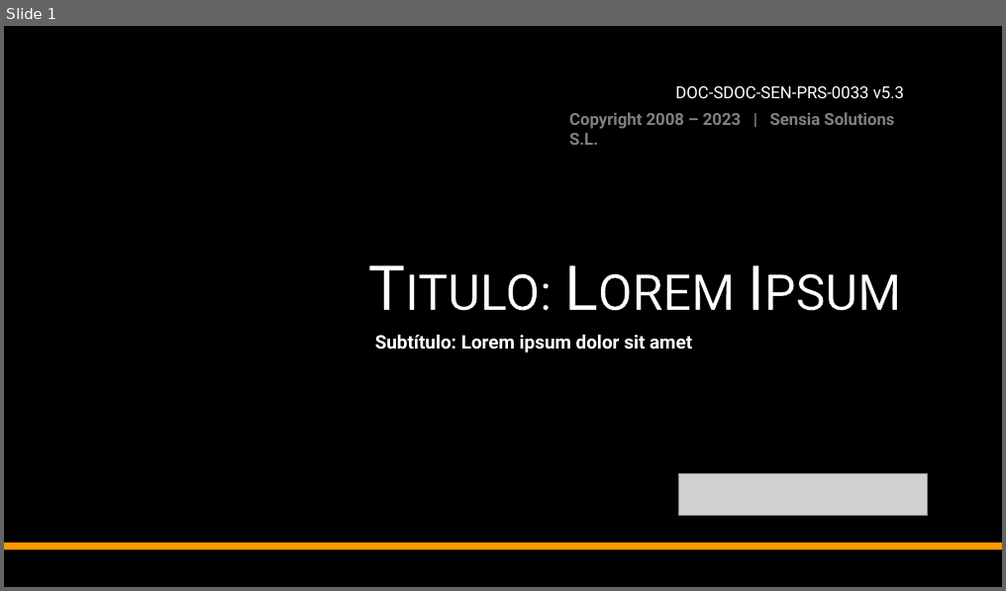
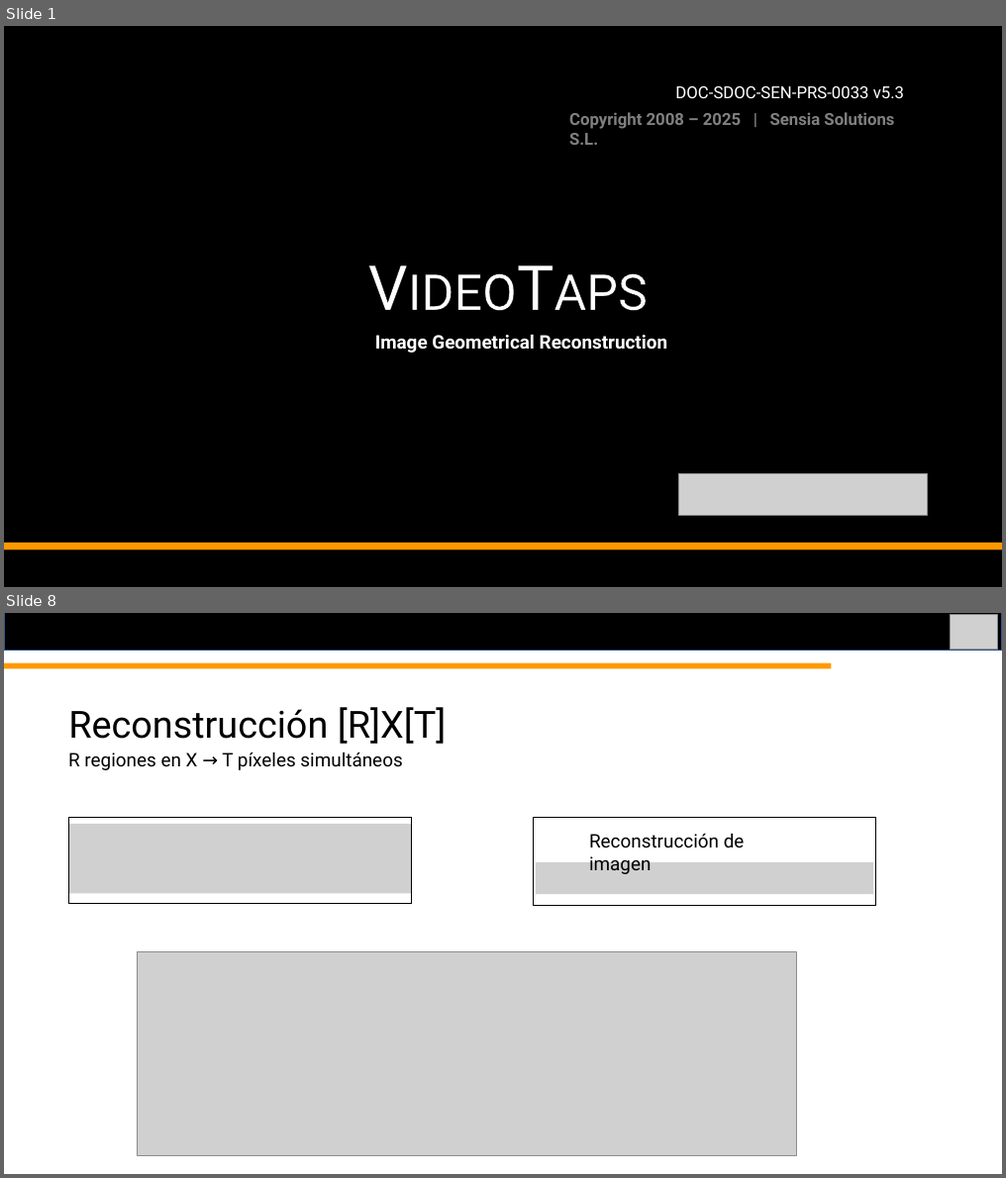
Before and after one commit to alvarotovarpardo/VideoTaps, a slide deck: VideoTaps.pptx. Shown one above the other, each under a label of ours: slide 1 before the commit, slides 1 and 8 after it; the slides between them are not shown. The pictures are 1006x591 and 1006x1178 pixels, drawn with LibreOffice and Linux fonts; fonts in the diff are those of the drawing; grey boxes stand for pictures; background and template pictures are left out; a plain dark background stands for a picture behind light text. Boxes give left, top, right and bottom in pixels: in the first picture for what was removed or moved away, otherwise in the second. Text is boxed around its words. In the diff, an @@ line names an element or a change of style, - is before the commit and + after.

```diff
--- a/VideoTaps.pptx
+++ b/VideoTaps.pptx
@@ slide 8 added at <box>4,613,1002,1174</box>, background #FFFFFF @@
@@ rectangle added at <box>4,613,1002,651</box>, fill #000000, outline #325491 1 pt @@
@@ picture added at <box>949,615,997,649</box> @@
@@ rectangle added at <box>4,663,832,669</box>, fill #FF9900 @@
@@ title added at <box>68,707,447,744</box>, 36 pt, text #000000 @@
+Reconstrucción [R]X[T]
@@ text added at <box>68,752,402,770</box>, 18 pt, text #000000 @@
+R regiones en X → T píxeles simultáneos
@@ rectangle added at <box>68,818,412,903</box>, outline #000000 1 pt @@
@@ rectangle added at <box>534,818,876,906</box>, outline #000000 1 pt @@
@@ picture added at <box>68,824,412,894</box> @@
@@ text added at <box>589,833,745,874</box>, 18 pt, text #000000 @@
+Reconstrucción de imagen
@@ picture added at <box>536,862,873,894</box> @@
@@ picture added at <box>137,953,797,1156</box> @@
@@ slide 1 changed as well @@
@@ text at <box>569,112,894,145</box>: text changed @@
-Copyright 2008 – 2023 | Sensia Solutions S.L.
+Copyright 2008 – 2025 | Sensia Solutions S.L.
@@ text at <box>360,237,909,328</box>: text changed @@
-Titulo: Lorem Ipsum
+VideoTaps
@@ text at <box>375,334,667,353</box>: text changed @@
-Subtítulo: Lorem ipsum dolor sit amet
+Image Geometrical Reconstruction
```
Also in this commit, not shown: 19 other slides added, 6 slides removed, 42 other files.
